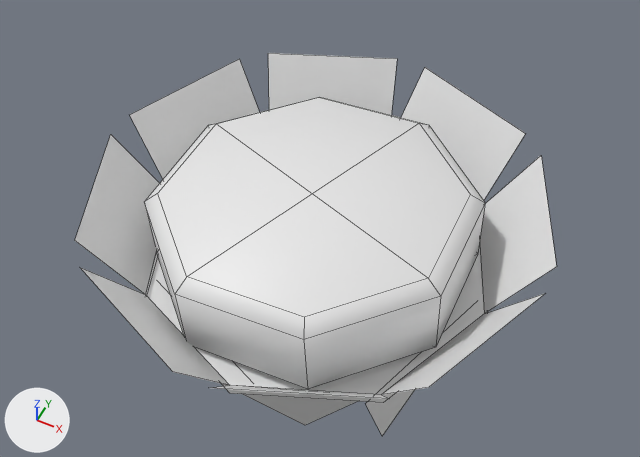
A saved change to the Blender file arm9/art/pellet-posy.blend.
Rendered twice from a camera (50 mm lens) standing at (0.99, -3.53, 9.73) and looking at (-0.88, 0.21, 5.06). Lighting does not change. The marker at lower left points along +X, +Y and +Z. Mesh edges are drawn as thin lines. Materials are left out; every surface is plain grey.

Names of what the first picture shows: 'Cylinder', 'Pellet', 'head'.
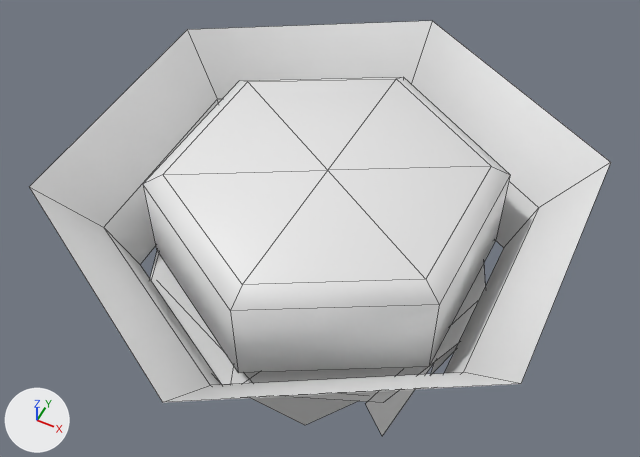
What differs and where, as boxes (x1, y1, x2, y2) in the pictures (640 x 457 px):
'Pellet', reshaped, moved, turned, rescaled
    before: (144, 97, 485, 389)
    after: (143, 77, 510, 373)
'Petals', added
    after: (29, 21, 611, 403)
'Cylinder', deleted
    before: (75, 53, 557, 399)
part 1 of me_sphere, deleted
    before: (144, 97, 485, 389)
part 2 of me_sphere, added
    after: (143, 77, 510, 373)

Diff of the bpy script that builds the scene:
```diff
--- a/arm9/art/pellet-posy.blend.py
+++ b/arm9/art/pellet-posy.blend.py
@@ me_sphere @@
 # used by ob_pellet; location = (-0.792, -0.021, 4.974); rotation_euler = (0.0, -0.0525, -0.362), in degrees (0, -3, -21); scale = (0.386, 0.386, 0.386)
-me_sphere.from_pydata(...)  # 34 vertices, 32 faces; spans x -2.86..2.86, y -2.86..2.86, z 0.06..1.72
+me_sphere.from_pydata(...)  # 26 vertices, 30 faces; spans x -1.75..0.28, y -1.13..1.18, z 5.07..5.86
+# me_sphere part 1: the whole mesh is rebuilt
+# me_sphere part 2
+# 14 vertices are added at x -1.75..0.28, y -1.13..1.18, z 5.07..5.86
+# 6 new vertices lie (0.87, -0.53, 0.0) away from vertices in x -1.63..-0.71, y -0.47..1.04, z 5.07..5.86
+# 6 new vertices lie (0.0, 0.0, 0.63) away from vertices in x -1.75..0.28, y -1.13..1.18, z 5.15
+# 30 new faces join them
@@ me_cylinder_004 @@
+me_cylinder_004.from_pydata([(-0.75, 1.25, 3.38), (-0.75, 1.81, 4.17), (0.34, 0.63, 3.38), (0.82, 0.91, 4.17), (0.34, -0.63, 3.38), (0.82, -0.91, 4.17), (-0.75, -1.25, 3.38), (-0.75, -1.81, 4.17), (-1.83, -0.63, 3.38), (-2.32, -0.91, 4.17), (-1.83, 0.63, 3.38), (-2.32, 0.91, 4.17), (-0.75, 1.43, 3.78), (0.49, 0.71, 3.78), (0.49, -0.71, 3.78), (-0.75, -1.43, 3.78), (-1.98, -0.71, 3.78), (-1.98, 0.71, 3.78)], [], [(12, 1, 3, 13), (13, 3, 5, 14), (14, 5, 7, 15), (15, 7, 9, 16), (17, 11, 1, 12), (16, 9, 11, 17), (0, 12, 13, 2), (2, 13, 14, 4), (4, 14, 15, 6), (6, 15, 16, 8), (10, 17, 12, 0), (8, 16, 17, 10)])
+me_cylinder_004.polygons.foreach_set('use_smooth', [True] * 12)
@@ ob_cylinder @@
-ob_cylinder = bpy.data.objects.new('Cylinder', me_cylinder_001)
-ob_cylinder.location = (-0.674, -0.224, 6.617)
@@ ob_pellet @@
 ob_pellet = bpy.data.objects.new('Pellet', me_sphere)
-ob_pellet.location = (-0.792, -0.021, 4.974)
-ob_pellet.rotation_euler = (0.0, -0.0525, -0.362)  # degrees (0, -3, -21)
-ob_pellet.scale = (0.386, 0.386, 0.386)
+ob_pellet.location = (0.0, 0.0, 0.0)
@@ ob_petals @@
+ob_petals = bpy.data.objects.new('Petals', me_cylinder_004)
+ob_petals.location = (0.0, 0.0, 1.669)
```
